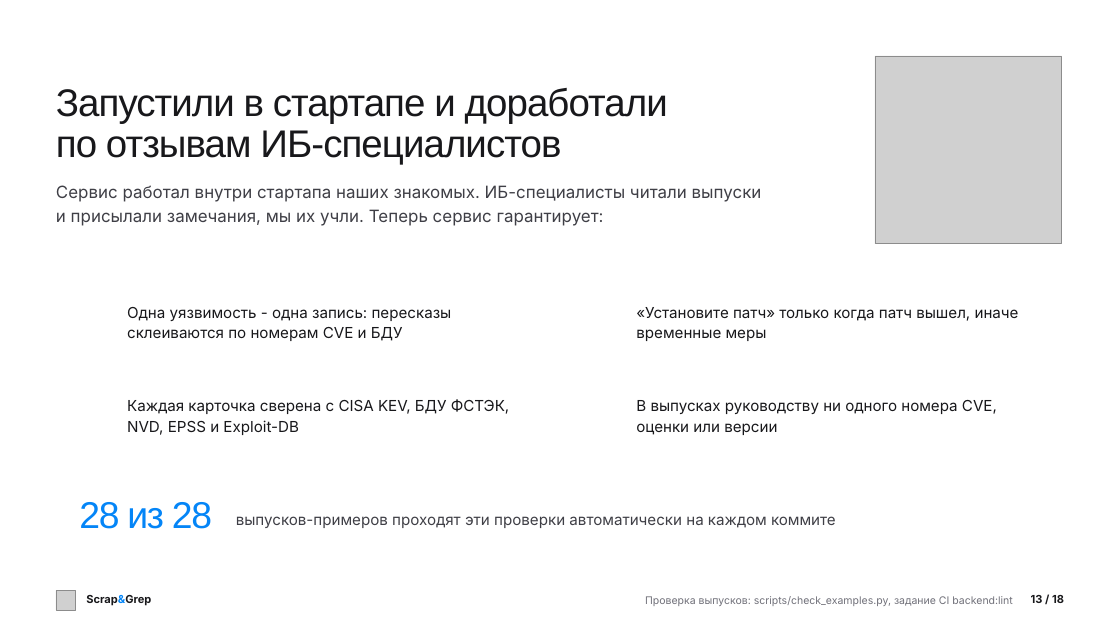
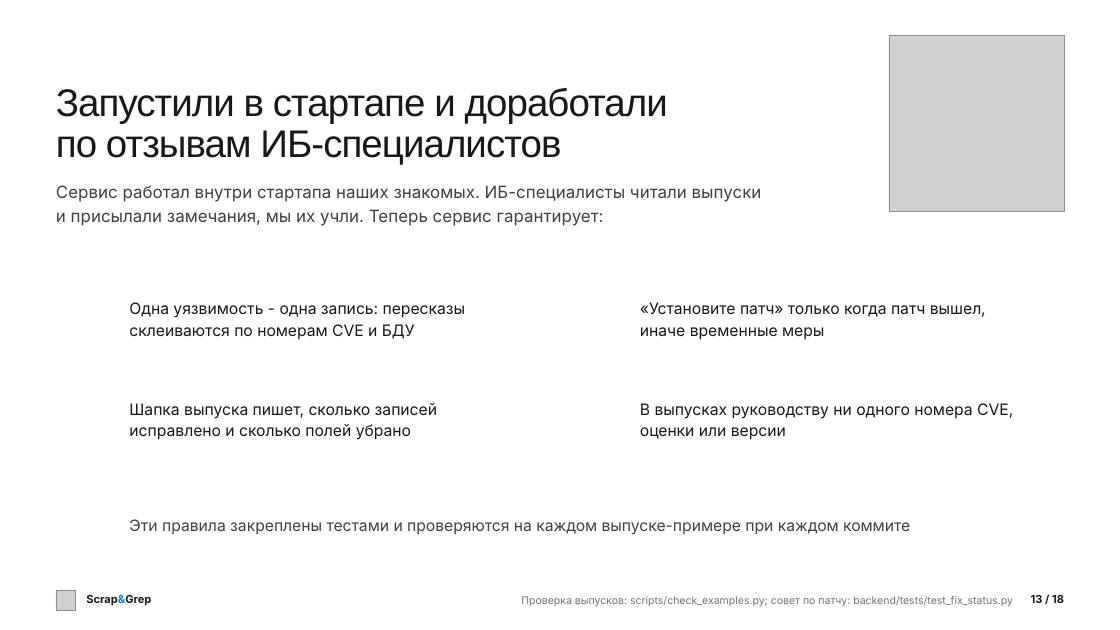
Before and after one commit to verikirill/scrap-and-grep, a slide deck: slide 13 of docs/presentation/scrapgrep.pptx. Drawn at 1120x630 pixels with LibreOffice and Linux fonts; fonts in the diff are those of the drawing; grey boxes stand for pictures; background and template pictures are left out. Boxes give left, top, right and bottom in pixels: in the first picture for what was removed or moved away, otherwise in the second. Text is boxed around its words. In the diff, an @@ line names an element or a change of style, - is before the commit and + after.

Commit message:
docs: deck without repeated facts, a 2026 price slide with sources, even layout
Every fact now stands on one slide: the cover names the audiences, the problem shows sources, publications and the KEV deadline, the speed slide compares models, the analyst study keeps time and coverage, and a new slide prices a digest by analyst and by assistant with six dated sources. Layout checked for equal margins and room above the footer; PPTX carries superscript references.

```diff
--- a/docs/presentation/scrapgrep.pptx
+++ b/docs/presentation/scrapgrep.pptx
@@ picture: place and size @@
-picture at <box>875,56,1062,245</box>
+picture at <box>889,35,1064,212</box>
@@ size 13 to 13.5 pt; line spacing 17.6pt to 18.2pt in 3 elements at <box>129,302,466,339</box>, <box>640,403,1013,440</box>, <box>640,302,986,340</box> @@
@@ text removed at <box>127,399,509,435</box> @@
-Каждая карточка сверена с CISA KEV, БДУ ФСТЭК,
-NVD, EPSS и Exploit-DB
@@ text added at <box>129,403,437,440</box>, 13.5 pt, text #18181B @@
+Шапка выпуска пишет, сколько записей
+исправлено и сколько полей убрано
@@ text removed at <box>79,502,212,529</box> @@
-28 из 28
@@ text at <box>129,519,910,535</box>: text changed; size 13 to 13.5 pt @@
-выпусков-примеров проходят эти проверки автоматически на каждом коммите
+Эти правила закреплены тестами и проверяются на каждом выпуске-примере при каждом коммите
@@ text at <box>521,596,1013,606</box>: text changed @@
-Проверка выпусков: scripts/check_examples.py, задание CI backend:lint
+Проверка выпусков: scripts/check_examples.py; совет по патчу: backend/tests/test_fix_status.py
```
Also in this commit, not shown: 15 other slides changed, 2 slides added, 2 slides removed, 5 other files.
